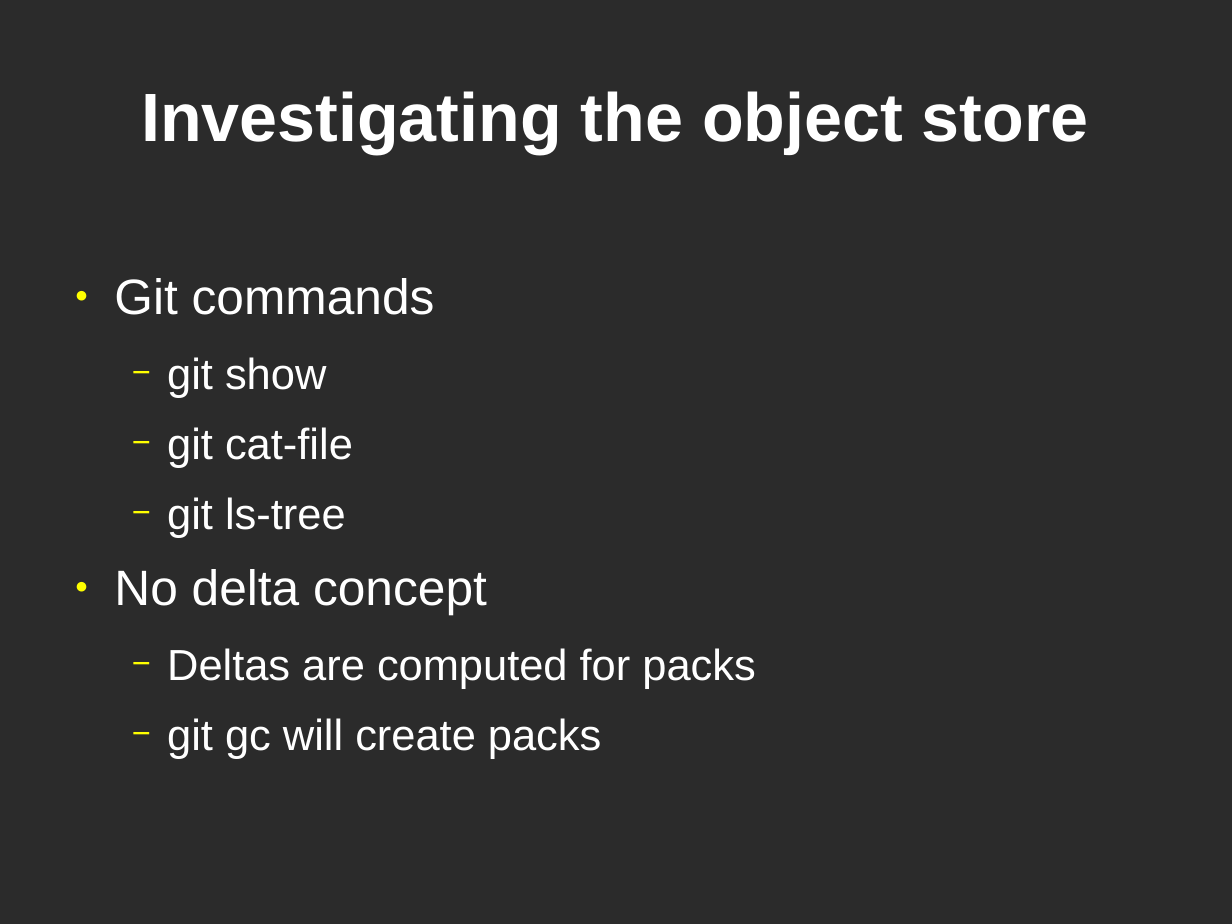
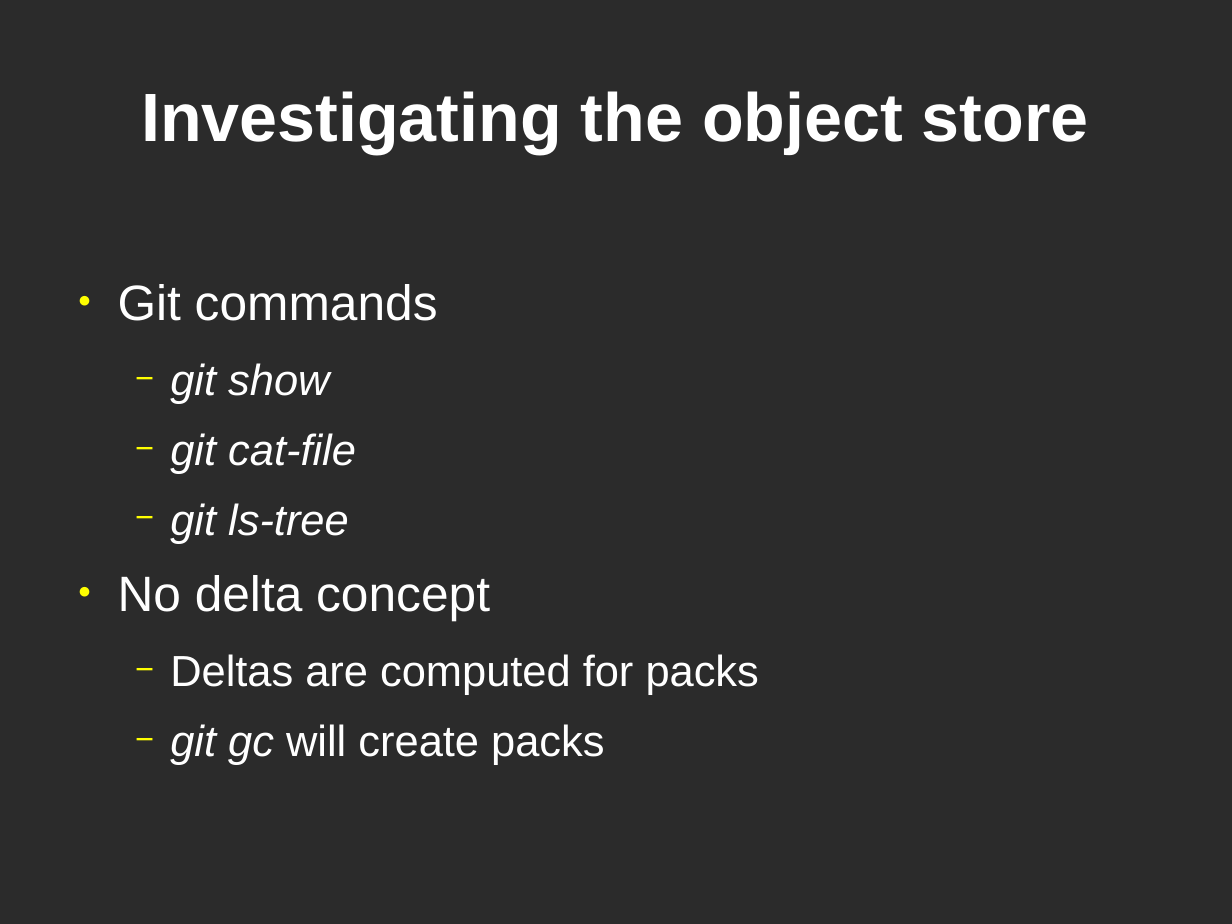
Before and after one commit to bjc/dvcs-git-slides, a slide deck: slide 5 of git.odp. Drawn at 1232x924 pixels with LibreOffice and Linux fonts; fonts in the diff are those of the drawing; background and template pictures are left out; a plain dark background stands for a picture behind light text. Boxes give left, top, right and bottom in pixels: in the first picture for what was removed or moved away, otherwise in the second. Text is boxed around its words. In the diff, an @@ line names an element or a change of style, - is before the commit and + after.

Commit message:
Small style changes.

```diff
--- a/git.odp
+++ b/git.odp
@@ text at bbox=[170, 363, 604, 765]: italic on in "git show", "git cat-file", "git ls-tree", "git gc" @@
```
Also in this commit, not shown: 1 other slide changed.
